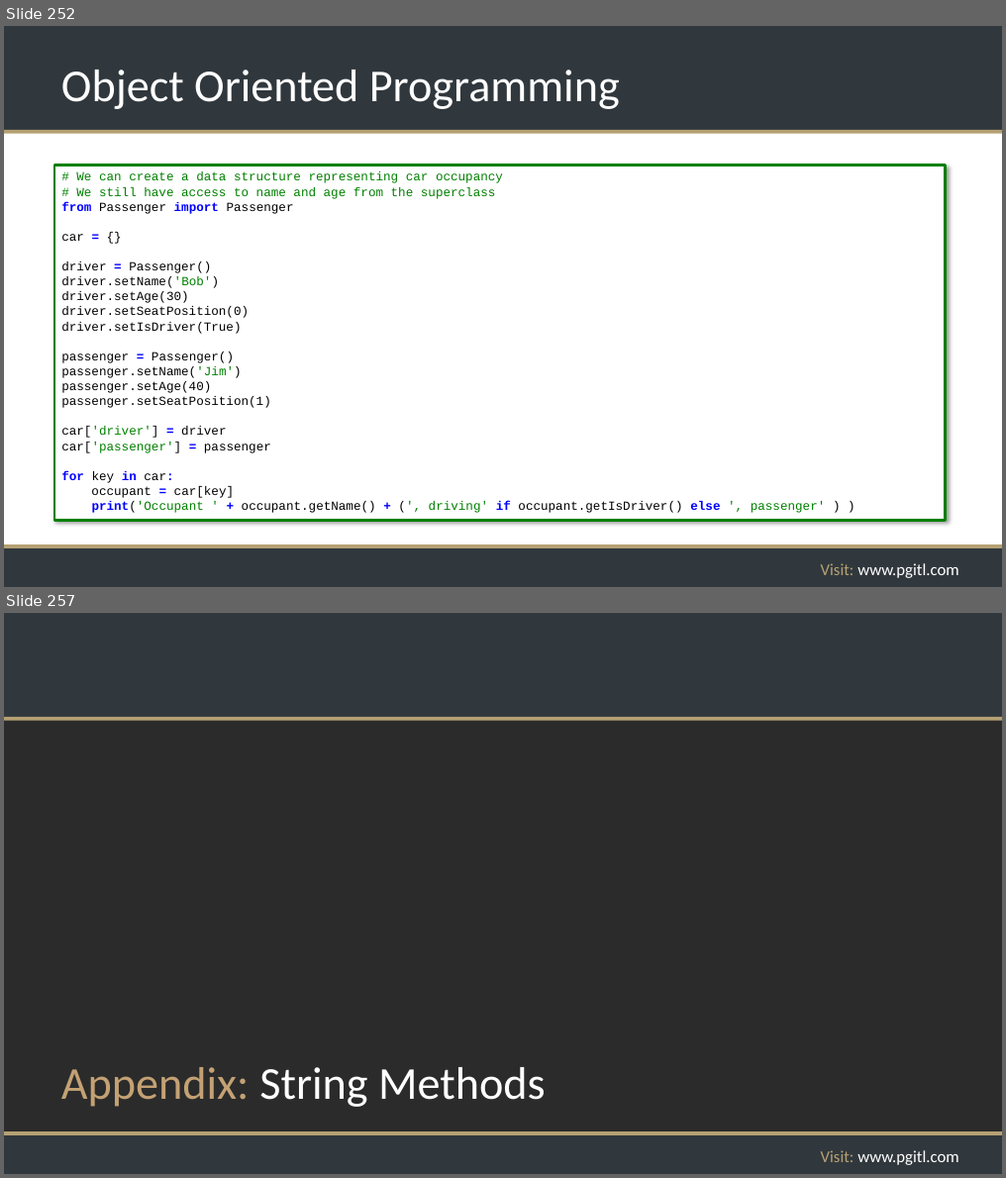
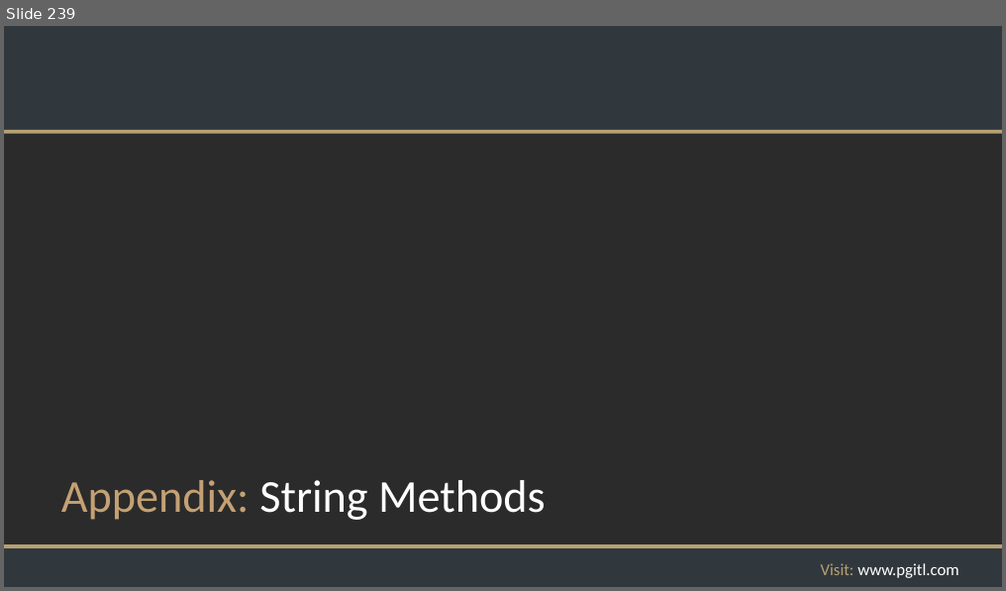
Before and after one commit to rikkouri/project-a, a slide deck: Programming Foundations.pptx. Shown one above the other, each under a label of ours: slides 252 and 257 before the commit, slide 239 after it; the slides between them are not shown. The pictures are 1006x1178 and 1006x591 pixels, drawn with LibreOffice and Linux fonts; fonts in the diff are those of the drawing; background and template pictures are left out; a plain dark background stands for a picture behind light text. Boxes give left, top, right and bottom in pixels: in the first picture for what was removed or moved away, otherwise in the second. Text is boxed around its words. In the diff, an @@ line names an element or a change of style, - is before the commit and + after.

```diff
--- a/Programming Foundations.pptx
+++ b/Programming Foundations.pptx
@@ slide 252 removed at (x1=4, y1=26, x2=1002, y2=587), background #FFFFFF; not listed: 5 template elements that a slide beside it also shows @@
@@ title removed at (x1=61, y1=70, x2=620, y2=109) @@
-Object Oriented Programming
@@ rectangle removed at (x1=54, y1=166, x2=945, y2=521) @@
-# We can create a data structure representing car occupancy
-# We still have access to name and age from the superclass
-from Passenger import Passenger
-car = {}
-driver = Passenger()
-driver.setName('Bob')
-driver.setAge(30)
-driver.setSeatPosition(0)
-driver.setIsDriver(True)
-passenger = Passenger()
-passenger.setName('Jim')
-passenger.setAge(40)
-passenger.setSeatPosition(1)
-car['driver'] = driver
-car['passenger'] = passenger
-for key in car:
-occupant = car[key]
-print('Occupant ' + occupant.getName() + (', driving' if occupant.getIsDriver() else ', passenger' ) )
@@ what was slide 257 is now slide 239 @@
```
Also in this commit, not shown: 7 slides changed, 17 other slides removed.
